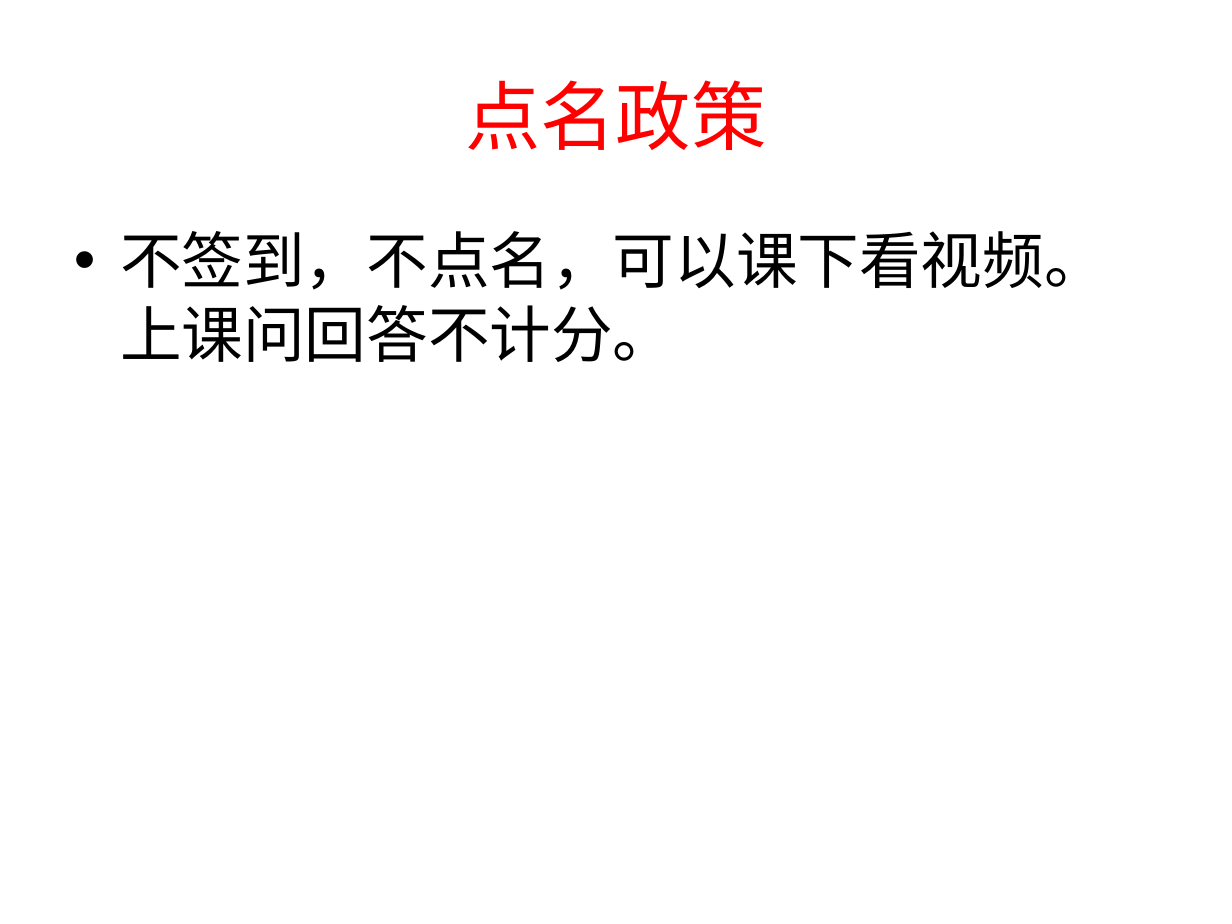
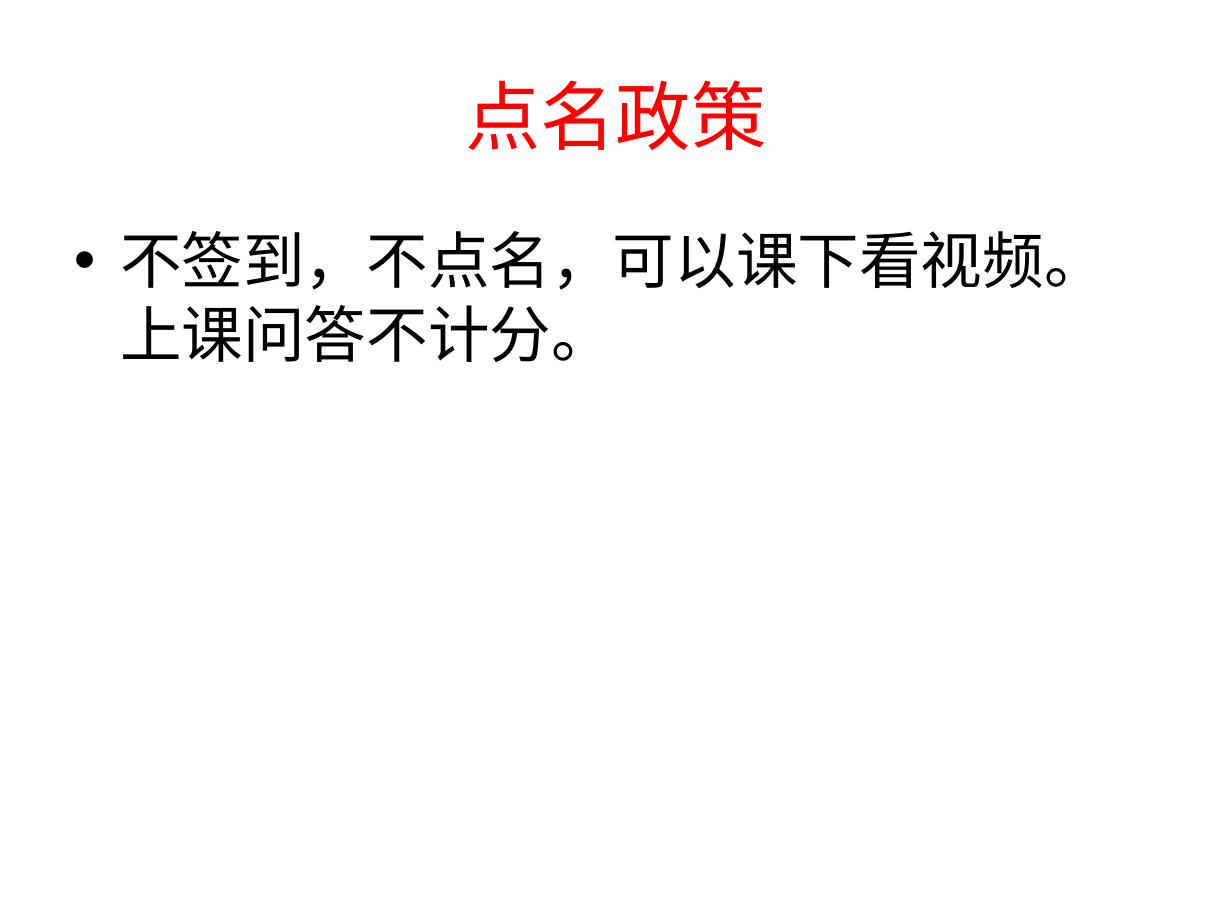
Before and after one commit to gulaoshi/gu.github.io, a slide deck: slide 10 of AdvOS/PPT+papers/L00-CourseIntro.pptx. Drawn at 1232x924 pixels with LibreOffice and Linux fonts; fonts in the diff are those of the drawing. Boxes give left, top, right and bottom in pixels: in the first picture for what was removed or moved away, otherwise in the second. Text is boxed around its words. In the diff, an @@ line names an element or a change of style, - is before the commit and + after.

```diff
--- a/AdvOS/PPT+papers/L00-CourseIntro.pptx
+++ b/AdvOS/PPT+papers/L00-CourseIntro.pptx
@@ text at bbox=[120, 231, 1106, 362]: text changed @@
-• 不签到，不点名，可以课下看视频。上课问回答不计分。
+• 不签到，不点名，可以课下看视频。上课问答不计分。
```
